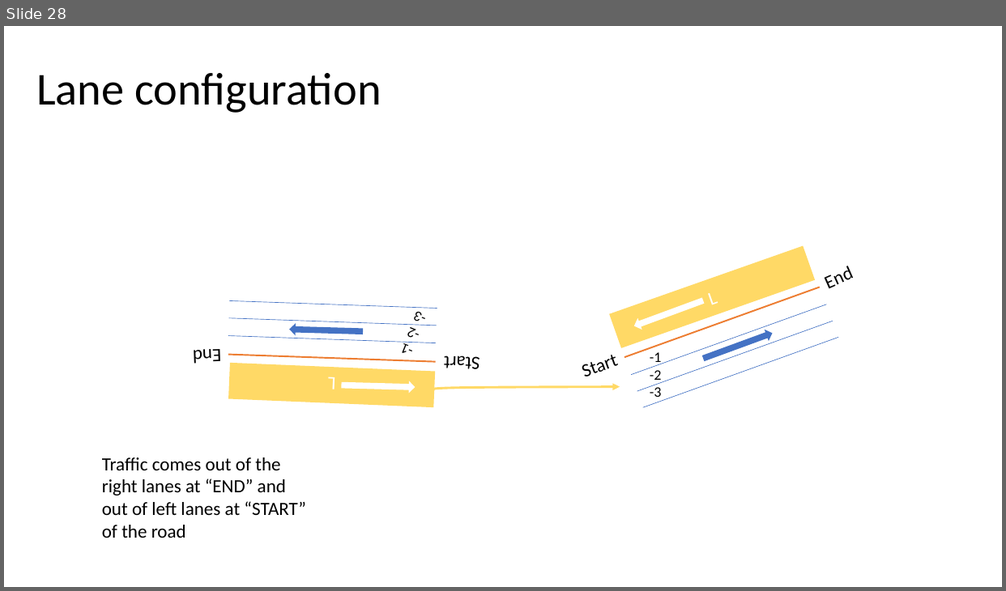
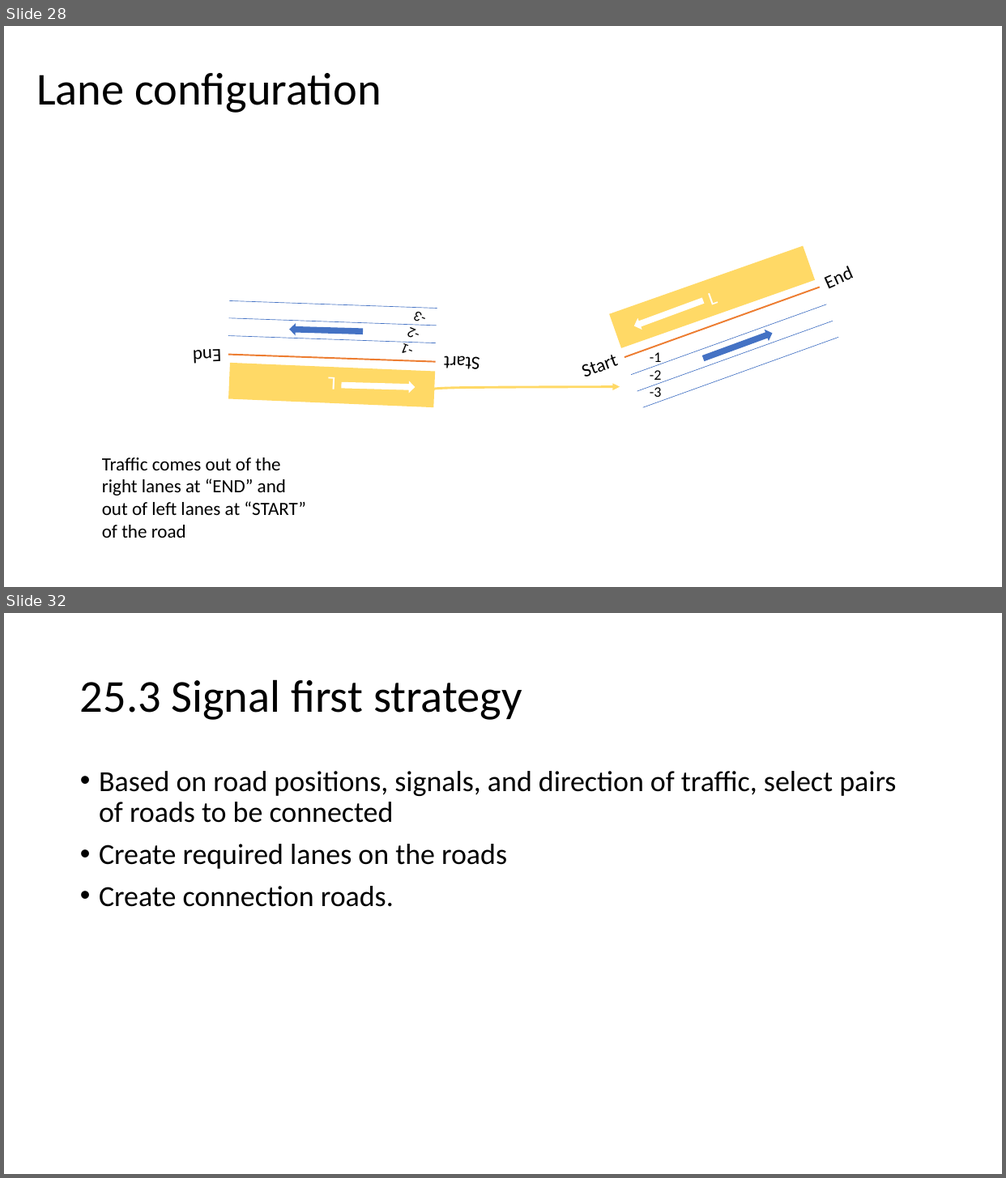
Before and after one commit to AugmentedDesignLab/junction-art, a slide deck: plan/challenges.pptx. Shown one above the other, each under a label of ours: slide 28 before the commit, slides 28 and 32 after it; the slides between them are not shown. The pictures are 1006x591 and 1006x1178 pixels, drawn with LibreOffice and Linux fonts; fonts in the diff are those of the drawing. Boxes give left, top, right and bottom in pixels: in the first picture for what was removed or moved away, otherwise in the second. Text is boxed around its words. In the diff, an @@ line names an element or a change of style, - is before the commit and + after.

```diff
--- a/plan/challenges.pptx
+++ b/plan/challenges.pptx
@@ slide 32 added at box(4, 613, 1002, 1174), background #FFFFFF @@
@@ title added at box(80, 679, 522, 720), 44 pt, text #000000 @@
+25.3 Signal first strategy
@@ text added at box(99, 771, 896, 907), 28 pt, text #000000 @@
+• Based on road positions, signals, and direction of traffic, select pairs of roads to be connected
+• Create required lanes on the roads
+• Create connection roads.
```
Also in this commit, not shown: 5 other slides added, 4 other files.
